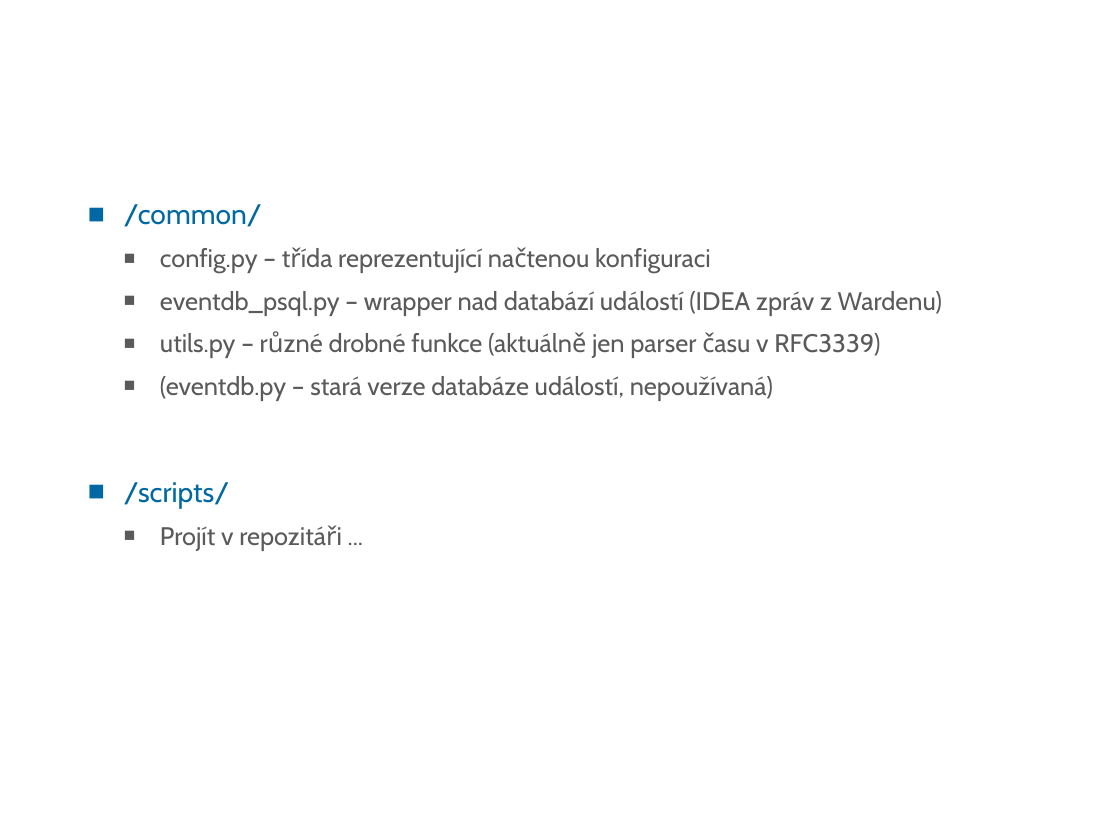
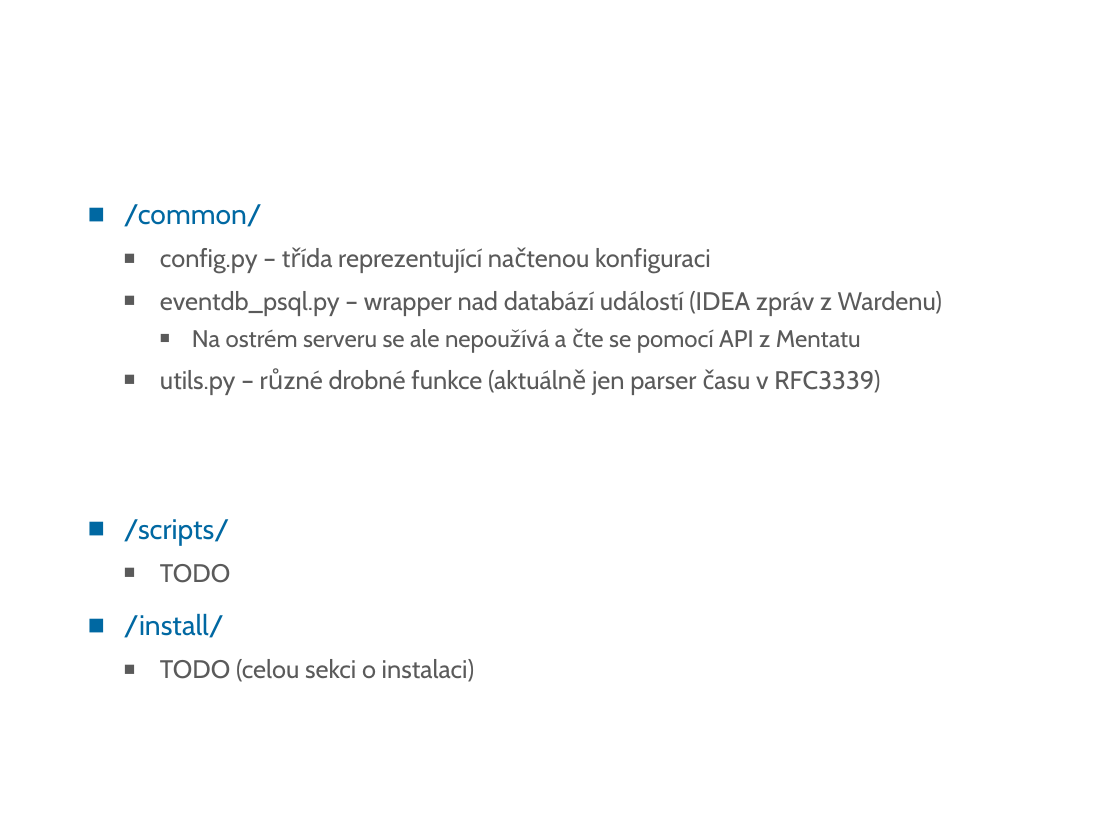
Before and after one commit to CESNET/NERD, a slide deck: slide 35 of doc/NERD_intro_for_developers_(CZ).odp (slide 27 before the commit). Drawn at 1120x840 pixels with LibreOffice and Linux fonts; fonts in the diff are those of the drawing; background and template pictures are left out. Boxes give left, top, right and bottom in pixels: in the first picture for what was removed or moved away, otherwise in the second. Text is boxed around its words. In the diff, an @@ line names an element or a change of style, - is before the commit and + after.

```diff
--- a/doc/NERD_intro_for_developers_(CZ).odp
+++ b/doc/NERD_intro_for_developers_(CZ).odp
@@ text at <box>192,329,861,353</box>: paragraph added @@
+    ■ Na ostrém serveru se ale nepoužívá a čte se pomocí API z Mentatu
@@ text at <box>160,376,773,401</box>: paragraph removed @@
-  ■ (eventdb.py – stará verze databáze událostí, nepoužívaná)
@@ text at <box>124,564,475,682</box>: text changed @@
-  ■ Projít v repozitáři ...
+  ■ TODO
+■ /install/
+  ■ TODO (celou sekci o instalaci)
```
Also in this commit, not shown: 11 other slides changed, 11 slides added, 10 slides removed, 1 other file.
